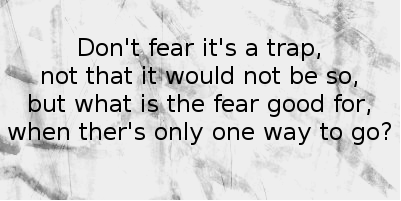
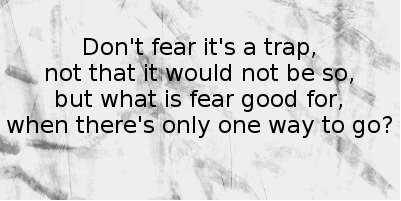
The second (401, 201) image is a revision of the first. Changes to its layers:
painted on "Don't fear it's a trap, ..." over 7, 38, 392, 145
